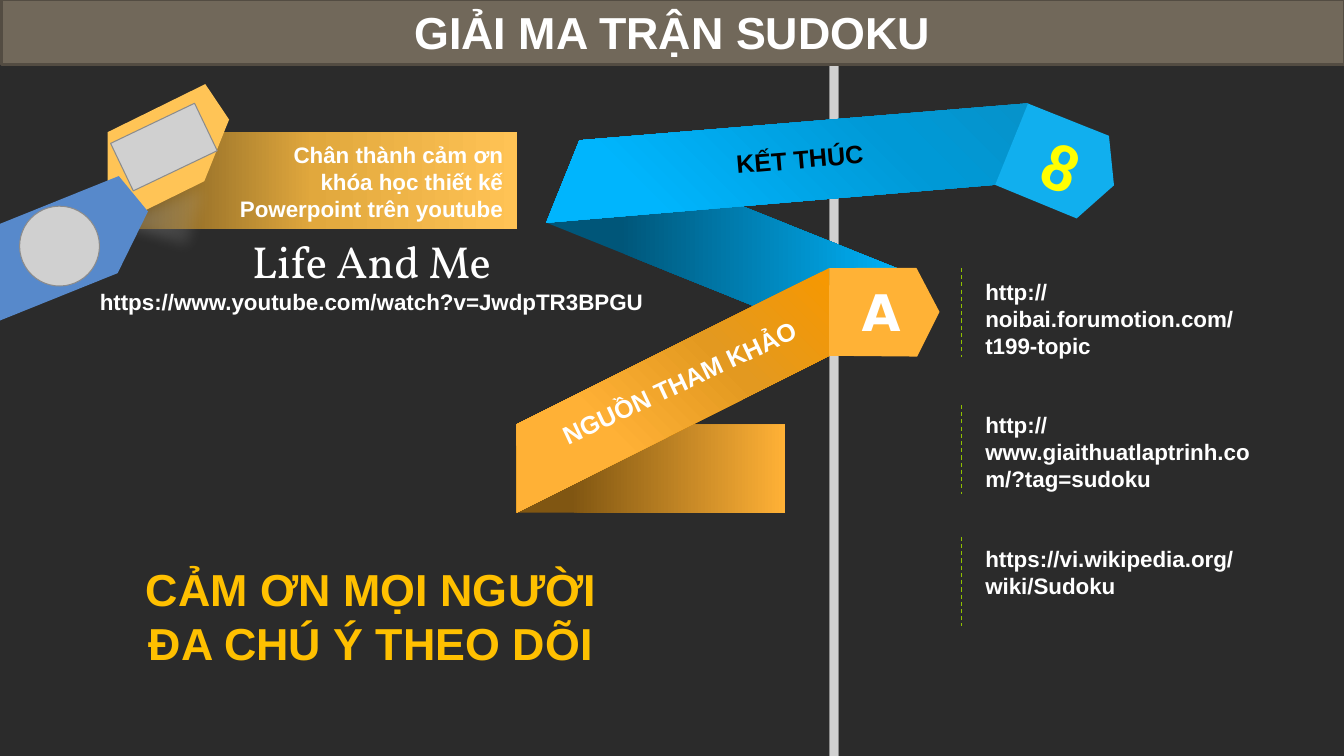
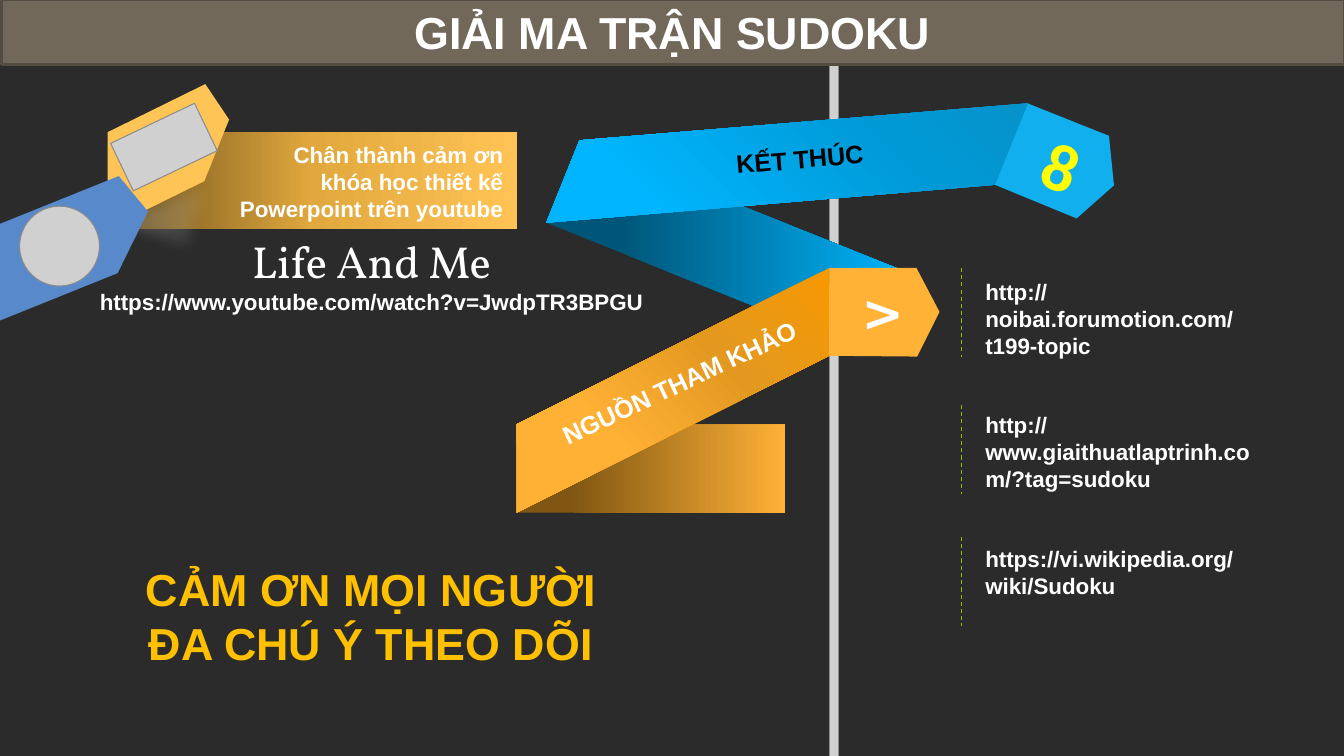
Before and after one commit to ngthuc/Learn_NienLuanCS, a slide deck: slide 28 of Thuyettrinh.pptx. Drawn at 1344x756 pixels with LibreOffice and Linux fonts; fonts in the diff are those of the drawing; grey boxes stand for pictures; background and template pictures are left out; a plain dark background stands for a picture behind light text. Boxes give left, top, right and bottom in pixels: in the first picture for what was removed or moved away, otherwise in the second. Text is boxed around its words. In the diff, an @@ line names an element or a change of style, - is before the commit and + after.

```diff
--- a/Thuyettrinh.pptx
+++ b/Thuyettrinh.pptx
@@ text at (862, 294, 901, 331): text changed @@
-A
+>
```
Also in this commit, not shown: 3 other slides changed, 13 other files.
